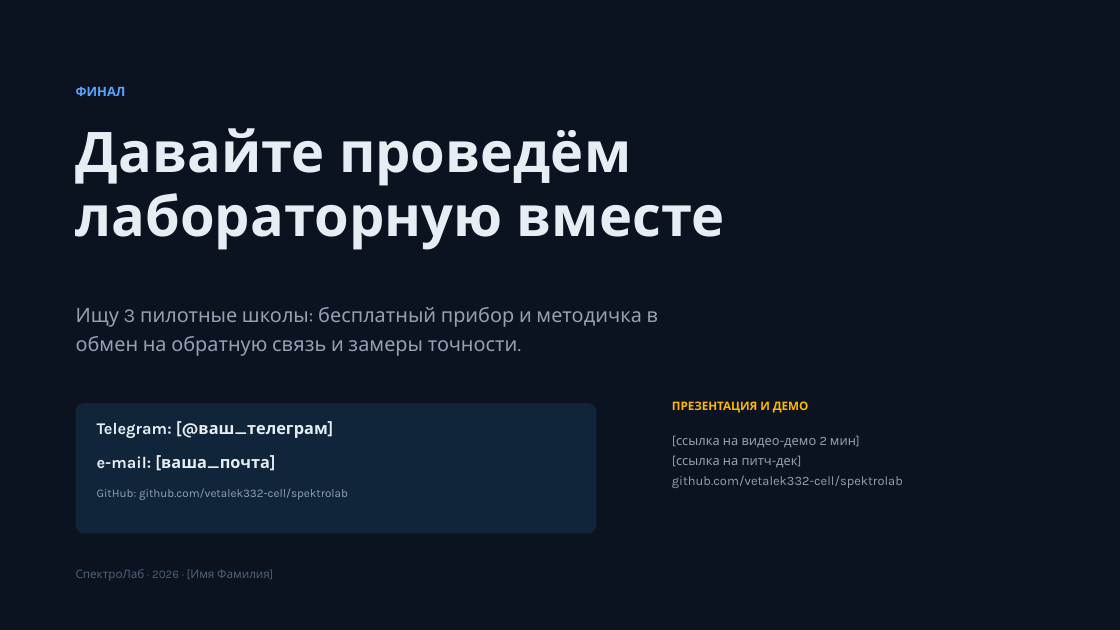
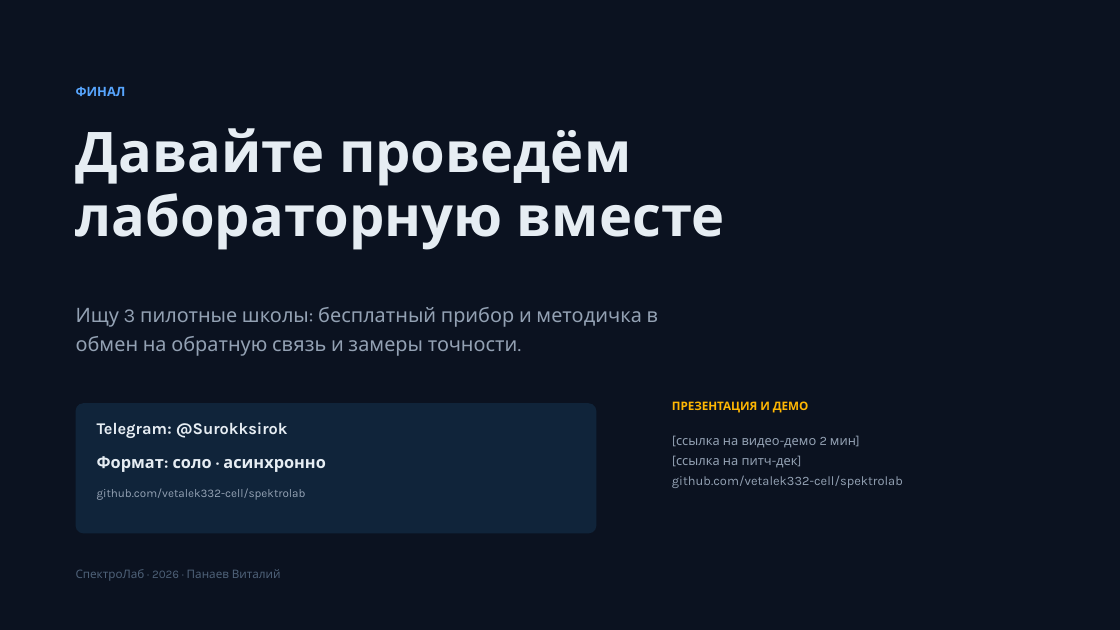
Before and after one commit to vetalek332-cell/spektrolab, a slide deck: slide 10 of docs/pitch/spektrolab_pitch.pptx. Drawn at 1120x630 pixels with LibreOffice and Linux fonts; fonts in the diff are those of the drawing. Boxes give left, top, right and bottom in pixels: in the first picture for what was removed or moved away, otherwise in the second. Text is boxed around its words. In the diff, an @@ line names an element or a change of style, - is before the commit and + after.

Commit message:
content: данные автора Панаев Виталий, @Surokksirok, соло; ссылки демо в таблице и презентации

```diff
--- a/docs/pitch/spektrolab_pitch.pptx
+++ b/docs/pitch/spektrolab_pitch.pptx
@@ text at (x1=97, y1=422, x2=288, y2=438): text changed @@
-Telegram: [@ваш_телеграм]
+Telegram: @Surokksirok
@@ text at (x1=97, y1=456, x2=325, y2=472): text changed @@
-e-mail: [ваша_почта]
+Формат: соло · асинхронно
@@ text at (x1=97, y1=488, x2=306, y2=500): text changed @@
-GitHub: github.com/vetalek332-cell/spektrolab
+github.com/vetalek332-cell/spektrolab
@@ text at (x1=76, y1=569, x2=281, y2=581): text changed @@
-СпектроЛаб · 2026 · [Имя Фамилия]
+СпектроЛаб · 2026 · Панаев Виталий
```
Also in this commit, not shown: 1 other slide changed, 4 other files.
